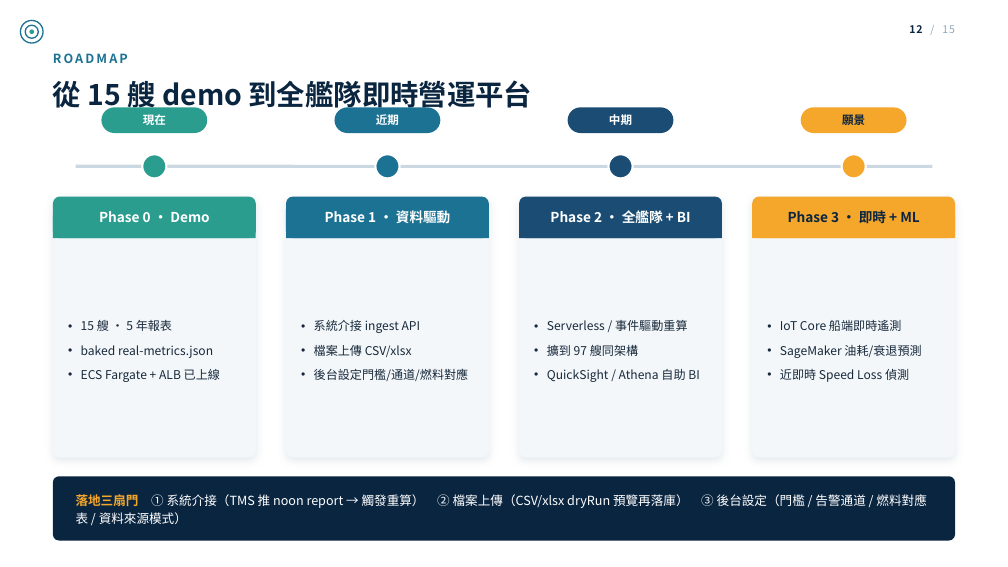
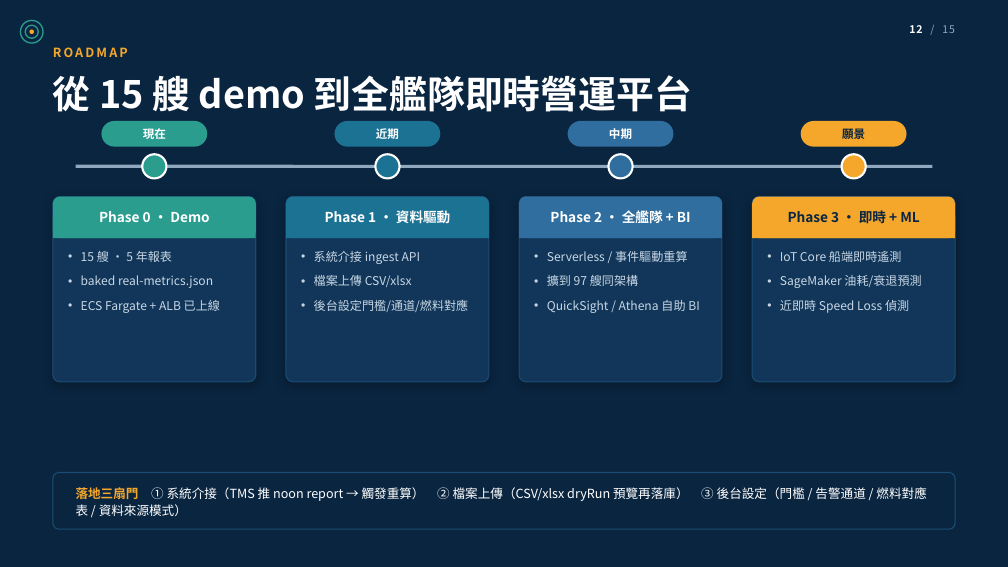
Before and after one commit to wsx5031060310guy/fleetmind-yang-ming-hackathon, a slide deck: slide 12 of apps/api/src/main/resources/static/deck/fleetmind-aws-architecture.pptx. Drawn at 1008x567 pixels with LibreOffice and Linux fonts; fonts in the diff are those of the drawing; background and template pictures are left out. Boxes give left, top, right and bottom in pixels: in the first picture for what was removed or moved away, otherwise in the second. Text is boxed around its words. In the diff, an @@ line names an element or a change of style, - is before the commit and + after.

```diff
--- a/apps/api/src/main/resources/static/deck/fleetmind-aws-architecture.pptx
+++ b/apps/api/src/main/resources/static/deck/fleetmind-aws-architecture.pptx
@@ background #FFFFFF to picture (left out) @@
@@ rectangle added at box(0, 0, 1008, 567), fill #0A2540 at 60% opacity @@
@@ rectangle added at box(0, 0, 1008, 132), fill #0A2540 at 84% opacity @@
@@ ellipse at box(20, 20, 43, 43): outline #1C7293 1.25 pt to #2A9D8F 1.25 pt @@
@@ ellipse at box(25, 25, 38, 38): outline #1C7293 1.25 pt to #2A9D8F 1.25 pt @@
@@ ellipse at box(29, 29, 34, 34): fill #2A9D8F to #F4A72B @@
@@ text "12 / 15" at box(909, 25, 955, 33): text colour #0A2540 to #FFFFFF in "12" @@
@@ text "ROADMAP" at box(53, 47, 128, 57): text colour #1C7293 to #F4A72B @@
@@ text "從 15 艘 demo 到全艦隊即時營運平台" at box(53, 75, 692, 112): size 27 to 36 pt, text colour #0A2540 to #FFFFFF @@
@@ 4 texts, 4 rounded rectangles: place and size @@
-4 texts, 4 rounded rectangles at box(101, 107, 907, 133)
+4 texts, 4 rounded rectangles at box(101, 121, 907, 147)
@@ fill #1B4D74 to #2F6E9E in 4 elements at box(609, 154, 633, 178), box(520, 197, 722, 238), box(520, 216, 722, 238), box(568, 121, 674, 147) @@
@@ line (76, 166) - (932, 166): stroke #CBD8E2 3 pt to #8FA8BD 3 pt @@
@@ rounded rectangle: place and size @@
-rounded rectangle at box(53, 197, 256, 457)
+rounded rectangle at box(53, 197, 256, 382)
@@ rounded rectangle: place and size @@
-rounded rectangle at box(286, 197, 488, 457)
+rounded rectangle at box(286, 197, 488, 382)
@@ rounded rectangle: place and size @@
-rounded rectangle at box(520, 197, 722, 457)
+rounded rectangle at box(520, 197, 722, 382)
@@ fill #F3F7FA to #12385C at 94% opacity; outline none to #1B4D74 1 pt; shadow changed; proportions changed in 4 elements at box(53, 197, 256, 382), box(286, 197, 488, 382), box(520, 197, 722, 382), box(752, 197, 955, 382) @@
@@ rounded rectangle: place and size @@
-rounded rectangle at box(752, 197, 955, 457)
+rounded rectangle at box(752, 197, 955, 382)
@@ text colour #18293B to #C7D6E4; vertical alignment middle to top in 4 elements at box(81, 248, 220, 313), box(314, 251, 469, 312), box(547, 251, 699, 313), box(780, 251, 921, 313) @@
@@ rounded rectangle: place and size @@
-rounded rectangle at box(53, 476, 955, 541)
+rounded rectangle at box(53, 473, 955, 529)
@@ rounded rectangle at box(53, 473, 955, 529): fill #0A2540 to #0A2540 at 96% opacity; outline none to #1B4D74 1 pt; proportions changed @@
@@ text "落地三扇門 ① 系統介接（TMS 推 noon ...": place and size @@
-text "落地三扇門 ① 系統介接（TMS 推 noon ..." at box(76, 494, 926, 508)
+text "落地三扇門 ① 系統介接（TMS 推 noon ..." at box(76, 487, 926, 501)
@@ rectangle added at box(0, 492, 1008, 567), fill #0A2540 at 84% opacity @@
```
Also in this commit, not shown: 14 other slides changed, 22 other files.
